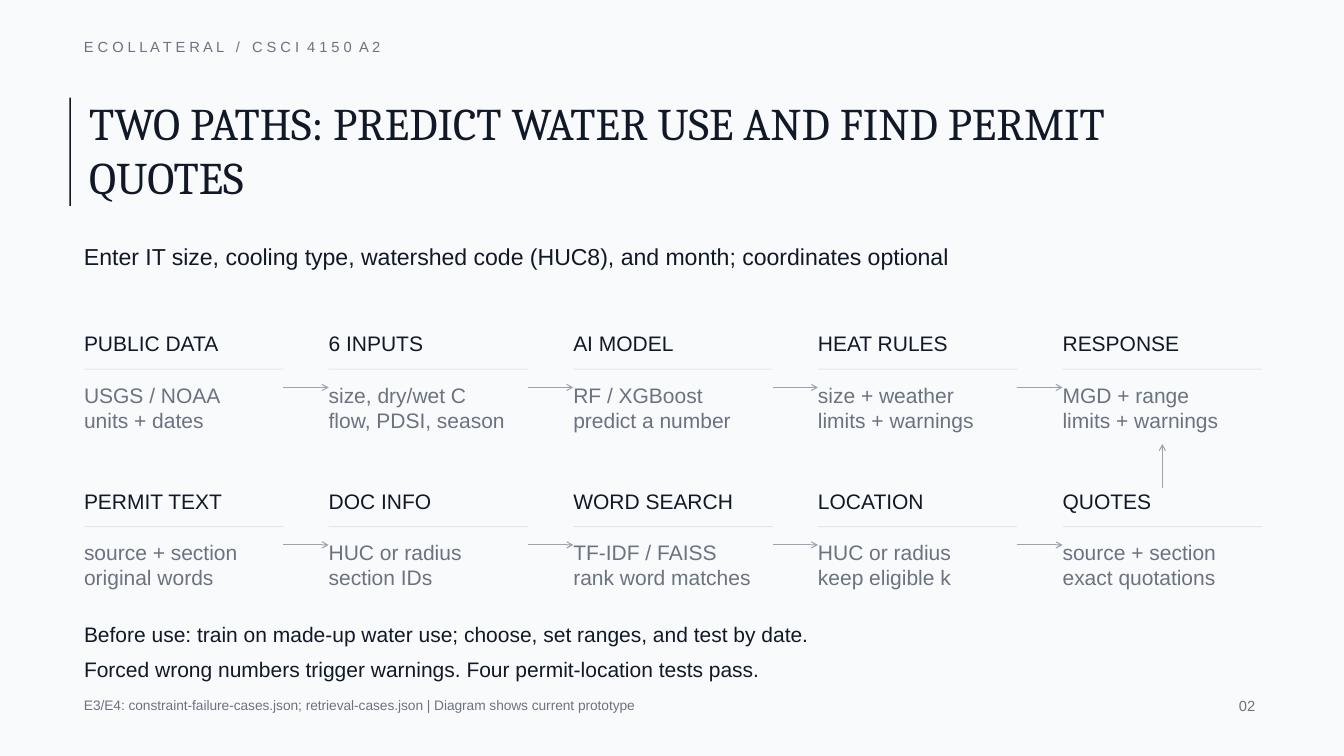
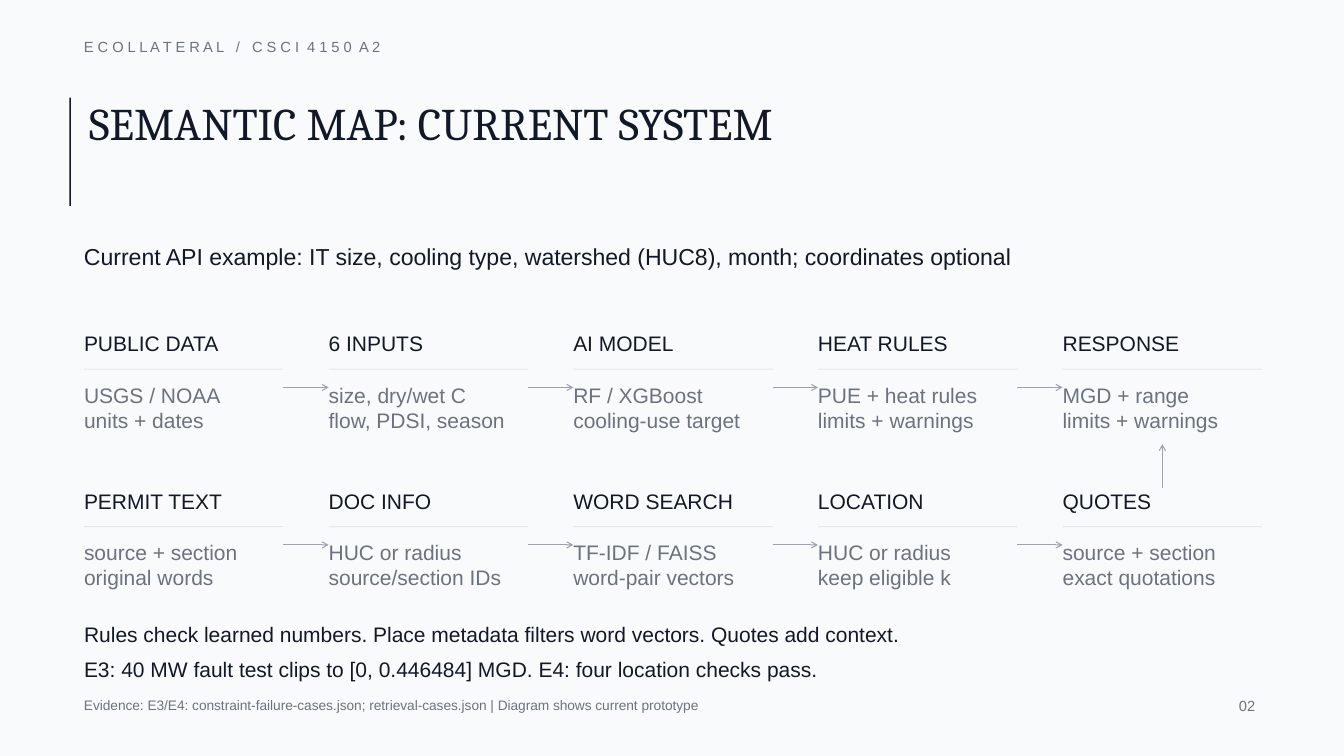
Before and after one commit to ScottLiu12/ECOllateral, a slide deck: slide 2 of docs/a2/review-slides.pptx. Drawn at 1344x756 pixels with LibreOffice and Linux fonts; fonts in the diff are those of the drawing. Boxes give left, top, right and bottom in pixels: in the first picture for what was removed or moved away, otherwise in the second. Text is boxed around its words. In the diff, an @@ line names an element or a change of style, - is before the commit and + after.

```diff
--- a/docs/a2/review-slides.pptx
+++ b/docs/a2/review-slides.pptx
@@ ellipse removed at box(694, 0, 1240, 246) @@
@@ text at box(89, 109, 773, 141): text changed @@
-TWO PATHS: PREDICT WATER USE AND FIND PERMIT QUOTES
+SEMANTIC MAP: CURRENT SYSTEM
@@ text at box(84, 248, 1011, 270): text changed @@
-Enter IT size, cooling type, watershed code (HUC8), and month; coordinates optional
+Current API example: IT size, cooling type, watershed (HUC8), month; coordinates optional
@@ text at box(818, 388, 977, 403): text changed @@
-size + weather
+PUE + heat rules
@@ text at box(573, 413, 740, 432): text changed @@
-predict a number
+cooling-use target
@@ text at box(329, 570, 501, 585): text changed @@
-section IDs
+source/section IDs
@@ text at box(573, 570, 735, 590): text changed @@
-rank word matches
+word-pair vectors
@@ text at box(84, 626, 898, 646): text changed @@
-Before use: train on made-up water use; choose, set ranges, and test by date.
+Rules check learned numbers. Place metadata filters word vectors. Quotes add context.
@@ text at box(84, 661, 817, 681): text changed @@
-Forced wrong numbers trigger warnings. Four permit-location tests pass.
+E3: 40 MW fault test clips to [0, 0.446484] MGD. E4: four location checks pass.
@@ text at box(84, 700, 699, 713): text changed @@
-E3/E4: constraint-failure-cases.json; retrieval-cases.json | Diagram shows current prototype
+Evidence: E3/E4: constraint-failure-cases.json; retrieval-cases.json | Diagram shows current prototype
```
Also in this commit, not shown: 5 other slides changed, 10 other files.
